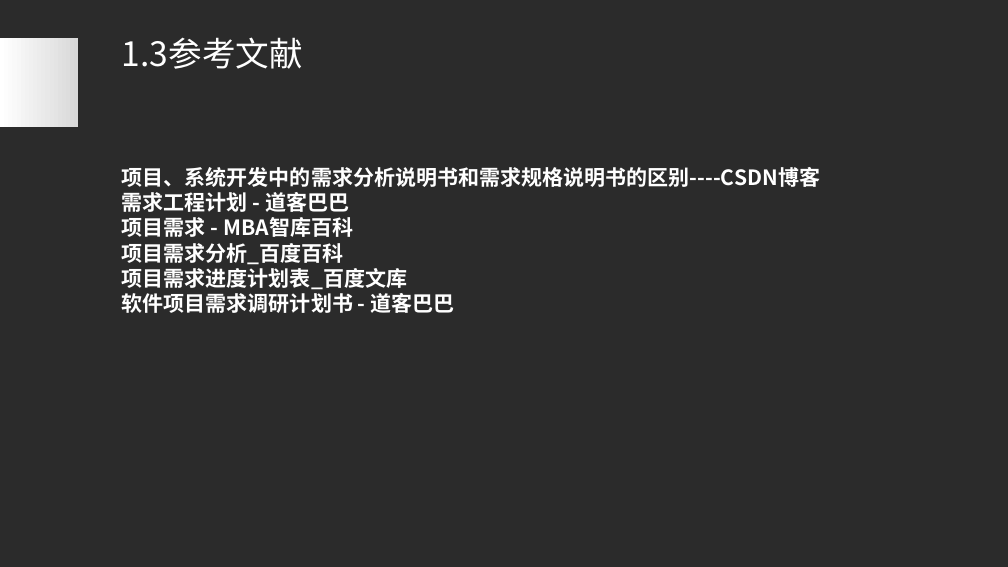
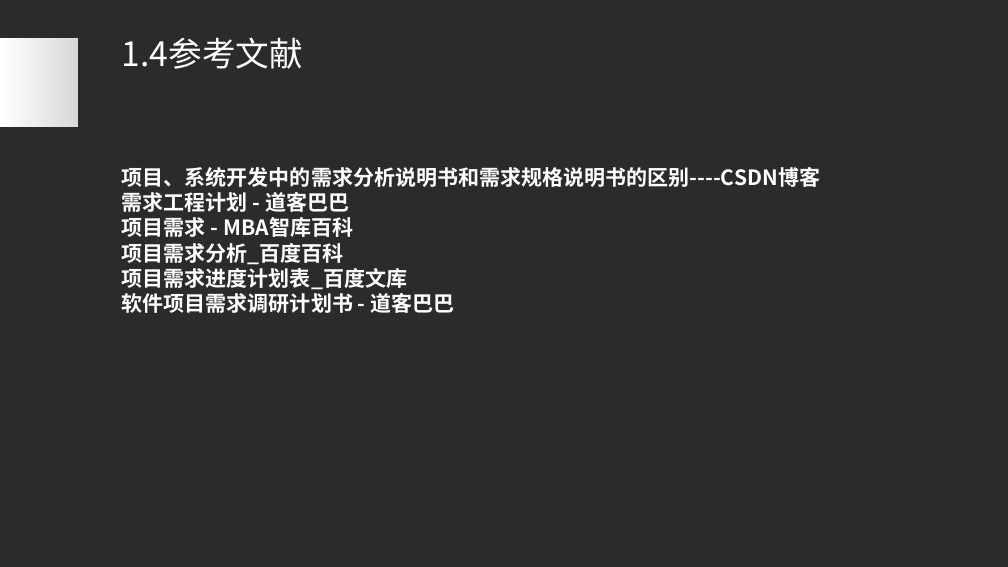
Before and after one commit to PRD2017-G07/G07-teamwork, a slide deck: slide 8 of 0PPT/需求工程计划评审.ppt (slide 7 before the commit). Drawn at 1008x567 pixels with LibreOffice and Linux fonts; fonts in the diff are those of the drawing; background and template pictures are left out; a plain dark background stands for a picture behind light text. Boxes give left, top, right and bottom in pixels: in the first picture for what was removed or moved away, otherwise in the second. Text is boxed around its words. In the diff, an @@ line names an element or a change of style, - is before the commit and + after.

```diff
--- a/0PPT/需求工程计划评审.ppt
+++ b/0PPT/需求工程计划评审.ppt
@@ text at bbox=[122, 37, 303, 69]: text changed @@
-1.3参考文献
+1.4参考文献
```
Also in this commit, not shown: 6 other slides changed, 4 slides added, 1 slide removed.
